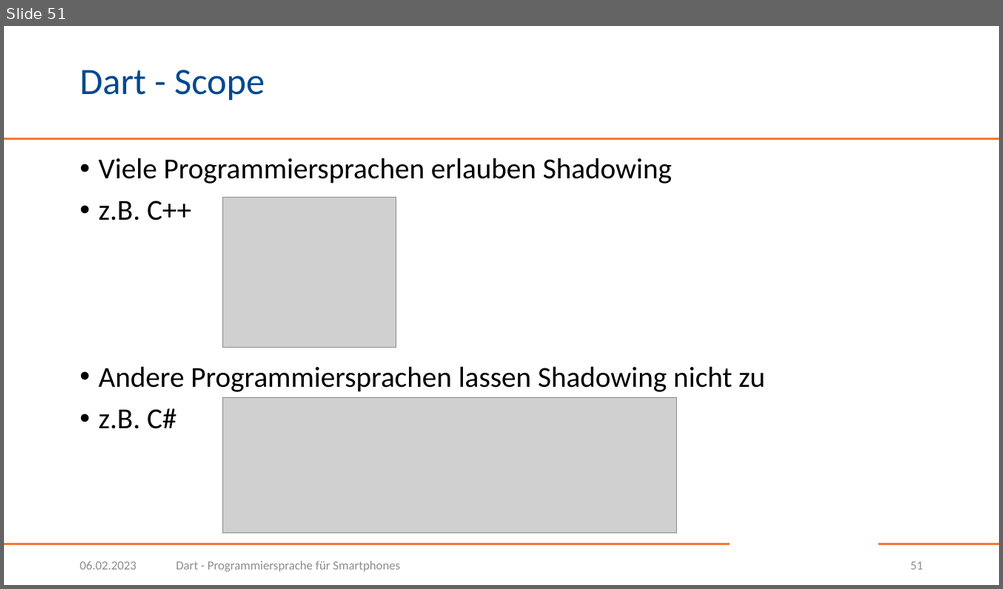
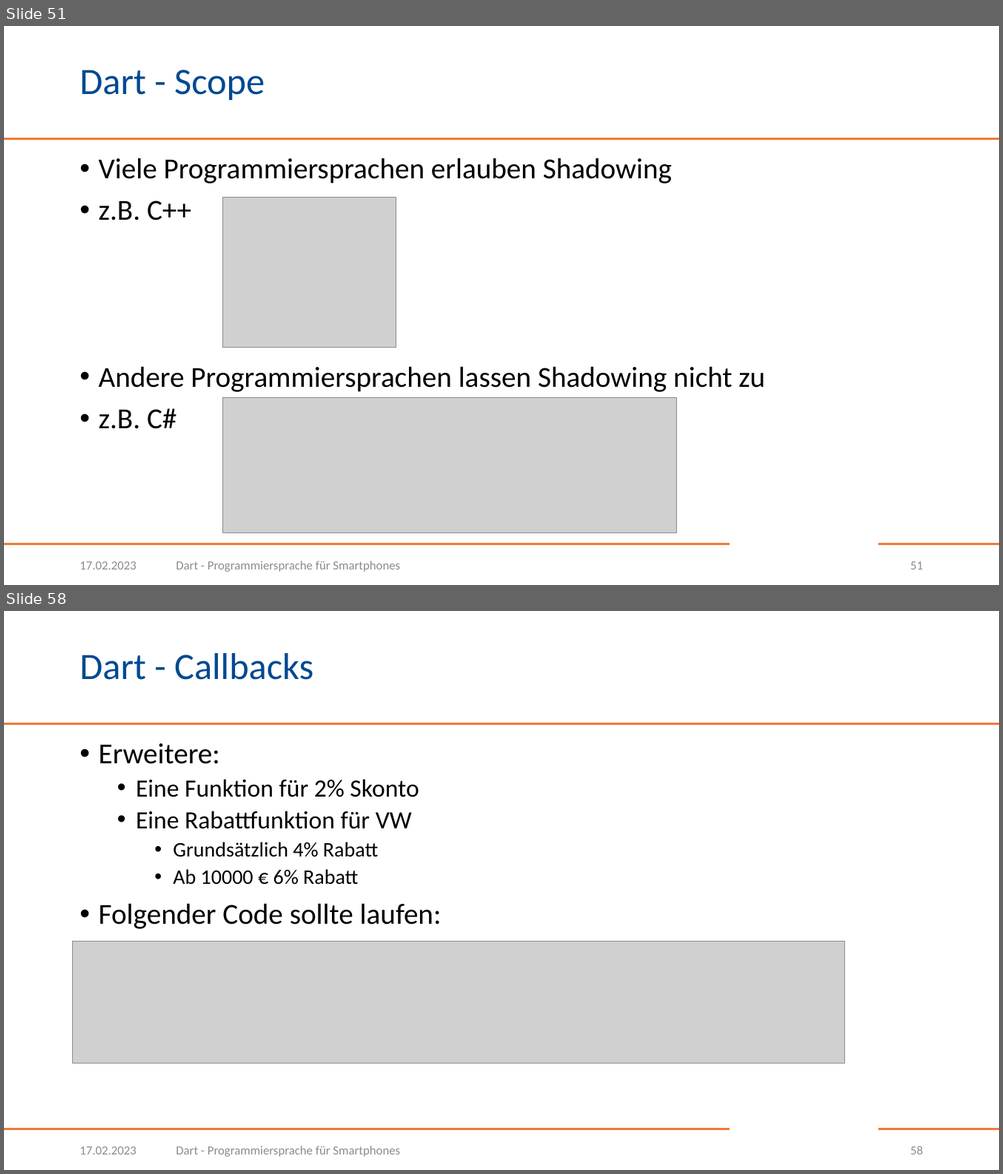
Before and after one commit to BogyMitutoyoCTL/DecisionMakingApp, a slide deck: presentations/Dart.pptx. Shown one above the other, each under a label of ours: slide 51 before the commit, slides 51 and 58 after it; the slides between them are not shown. The pictures are 1003x589 and 1003x1174 pixels, drawn with LibreOffice and Linux fonts; fonts in the diff are those of the drawing; grey boxes stand for pictures; background and template pictures are left out. Boxes give left, top, right and bottom in pixels: in the first picture for what was removed or moved away, otherwise in the second. Text is boxed around its words. In the diff, an @@ line names an element or a change of style, - is before the commit and + after.

Commit message:
Add callbacks

```diff
--- a/presentations/Dart.pptx
+++ b/presentations/Dart.pptx
@@ slide 58 added at (4,611,999,1170), background #FFFFFF; not listed: 3 template elements that a slide beside it also shows @@
@@ title added at (79,653,313,680), 36 pt, text #004990 @@
+Dart - Callbacks
@@ text added at (99,743,441,929), 24 pt, text #000000 @@
+• Erweitere:
+  • Eine Funktion für 2% Skonto
+  • Eine Rabattfunktion für VW
+    • Grundsätzlich 4% Rabatt
+    • Ab 10000 € 6% Rabatt
+• Folgender Code sollte laufen:
@@ picture added at (73,942,845,1064) @@
@@ text added at (79,1147,136,1155), 12 pt, text #8C8C8C @@
+17.02.2023
@@ text added at (176,1146,400,1157), 12 pt, text #8C8C8C @@
+Dart - Programmiersprache für Smartphones
@@ page number added at (910,1146,922,1155), 12 pt, text #8C8C8C @@
+58
@@ slide 51 changed as well @@
@@ text at (79,562,136,570): text changed @@
-06.02.2023
+17.02.2023
```
Also in this commit, not shown: 50 other slides changed, 6 other slides added.
